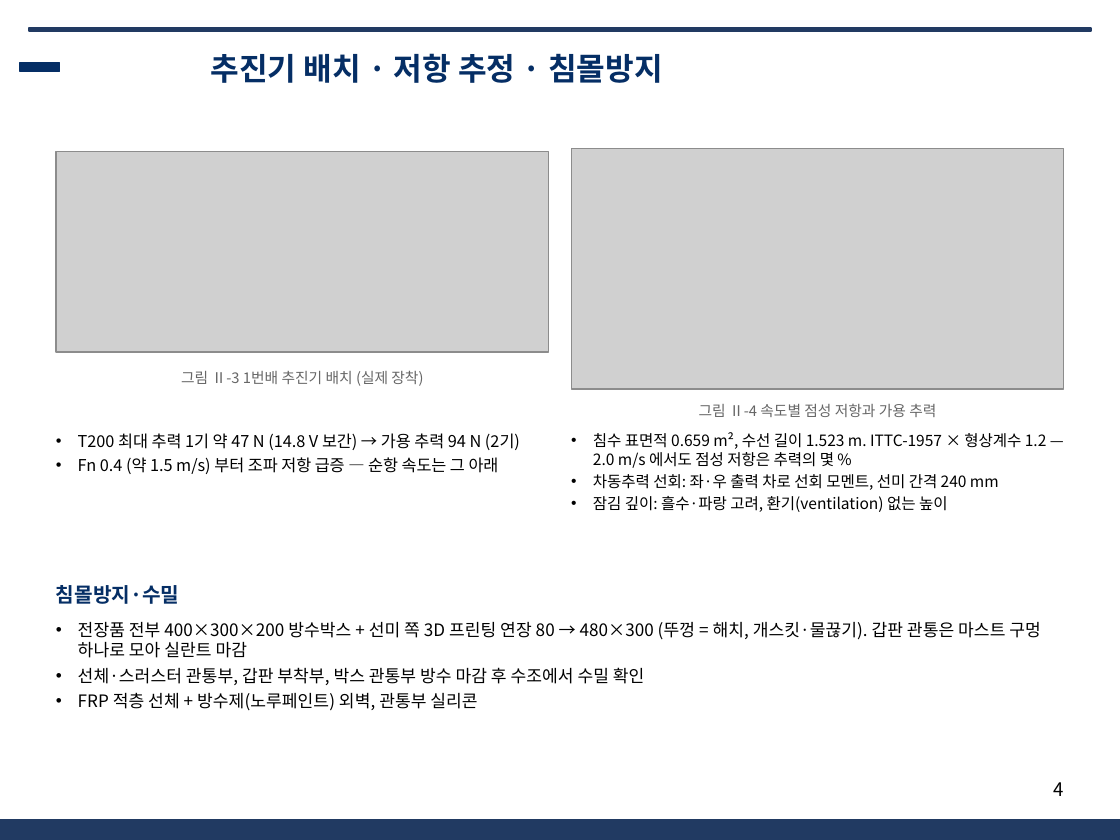
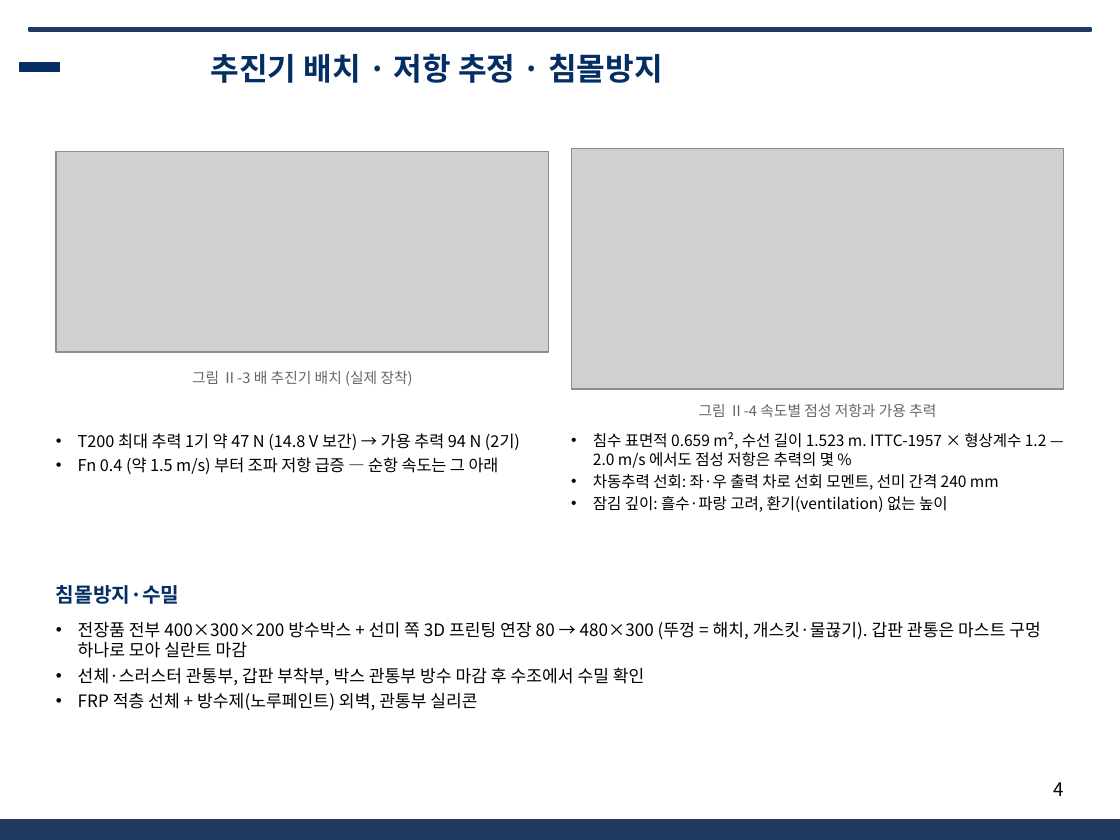
Before and after one commit to unmatsutake377-rgb/ros2_ws, a slide deck: slide 4 of docs/전달용/보고서_분담/발표자료_SSF_A.pptx. Drawn at 1120x840 pixels with LibreOffice and Linux fonts; fonts in the diff are those of the drawing; grey boxes stand for pictures; background and template pictures are left out. Boxes give left, top, right and bottom in pixels: in the first picture for what was removed or moved away, otherwise in the second. Text is boxed around its words. In the diff, an @@ line names an element or a change of style, - is before the commit and + after.

```diff
--- a/docs/전달용/보고서_분담/발표자료_SSF_A.pptx
+++ b/docs/전달용/보고서_분담/발표자료_SSF_A.pptx
@@ text at [192, 371, 413, 386]: text changed @@
-그림 Ⅱ-3 1번배 추진기 배치 (실제 장착)
+그림 Ⅱ-3 배 추진기 배치 (실제 장착)
```
Also in this commit, not shown: 3 other slides changed, 31 other files.
